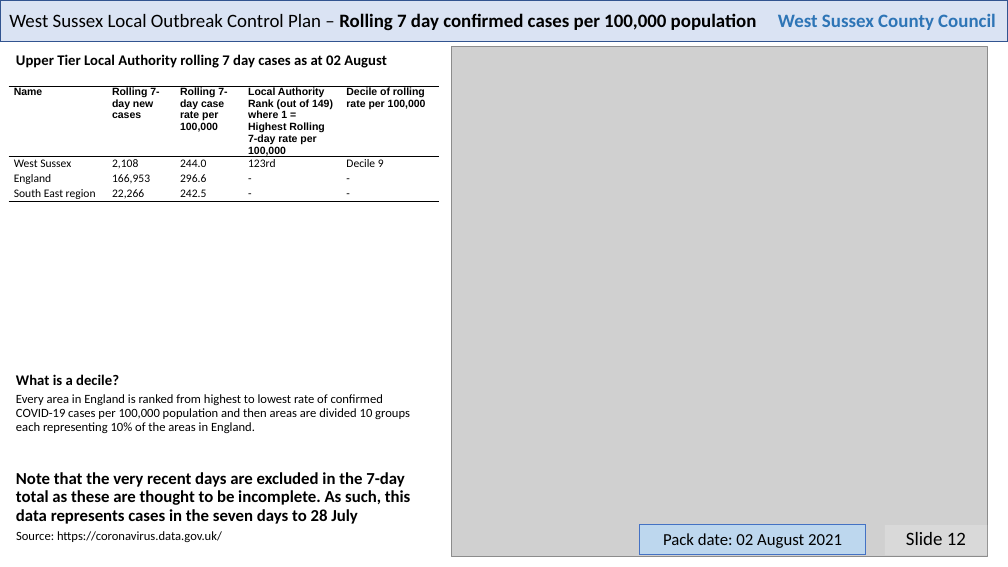
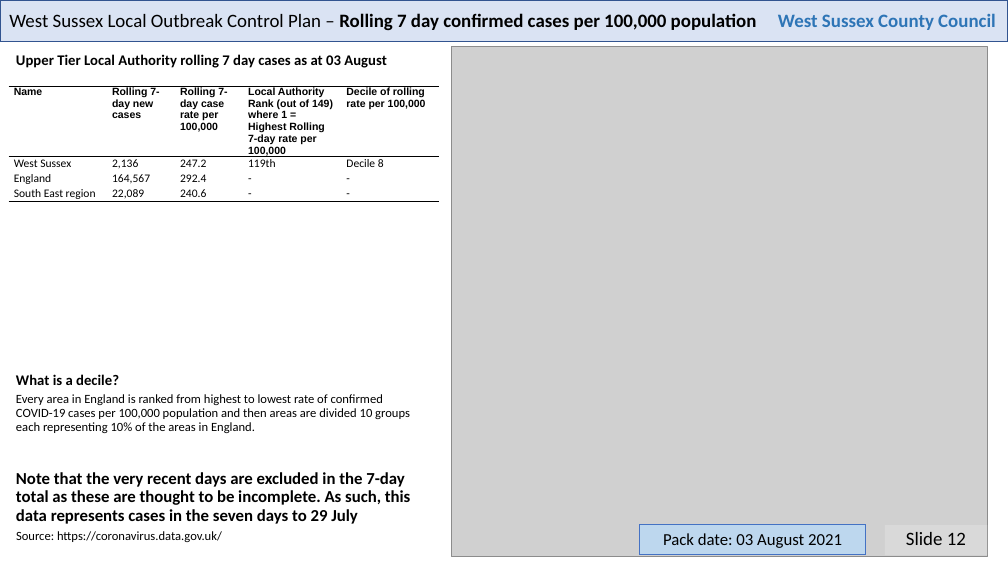
Before and after one commit to psychty/wsx_covid_datapack_public, a slide deck: slide 12 of Latest_West_Sussex_C19_slide_deck.pptx. Drawn at 1008x567 pixels with LibreOffice and Linux fonts; fonts in the diff are those of the drawing; grey boxes stand for pictures. Boxes give left, top, right and bottom in pixels: in the first picture for what was removed or moved away, otherwise in the second. Text is boxed around its words. In the diff, an @@ line names an element or a change of style, - is before the commit and + after.

```diff
--- a/Latest_West_Sussex_C19_slide_deck.pptx
+++ b/Latest_West_Sussex_C19_slide_deck.pptx
@@ table at box(8, 86, 439, 296) @@
-row 2: West Sussex | 2,108 | 244.0 | 123rd | Decile 9
+row 2: West Sussex | 2,136 | 247.2 | 119th | Decile 8
-row 3, column 2: 166,953
+row 3, column 2: 164,567
-row 3, column 3: 296.6
+row 3, column 3: 292.4
-row 4, column 2: 22,266
+row 4, column 2: 22,089
-row 4, column 3: 242.5
+row 4, column 3: 240.6
@@ text at box(16, 472, 411, 524): text changed @@
-Note that the very recent days are excluded in the 7-day total as these are thought to be incomplete. As such, this data represents cases in the seven days to 28 July
+Note that the very recent days are excluded in the 7-day total as these are thought to be incomplete. As such, this data represents cases in the seven days to 29 July
@@ text in rectangle at box(663, 533, 842, 548): text changed @@
-Pack date: 02 August 2021
+Pack date: 03 August 2021
```
Also in this commit, not shown: 21 other slides changed, 59 other files.
